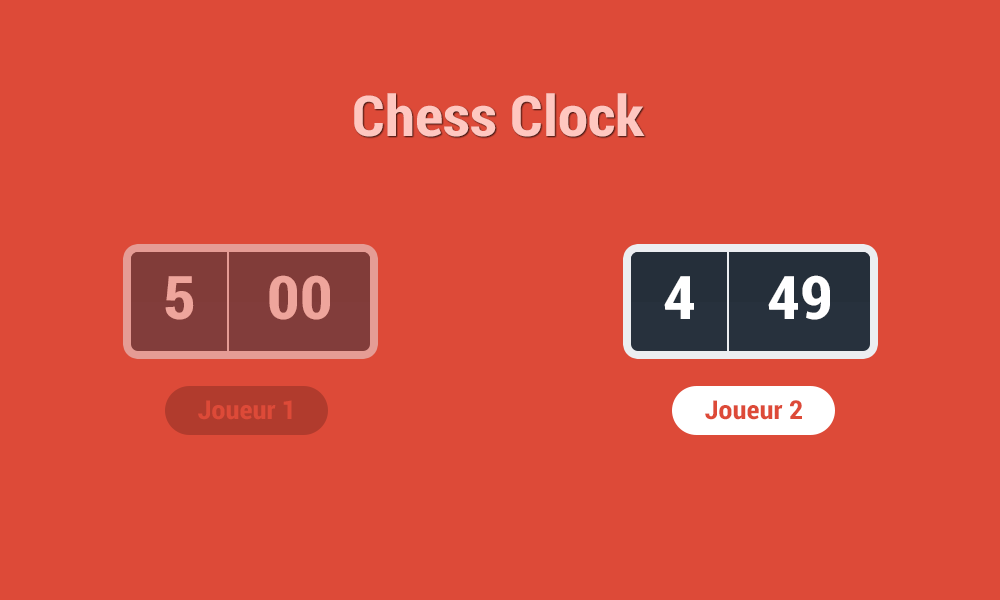
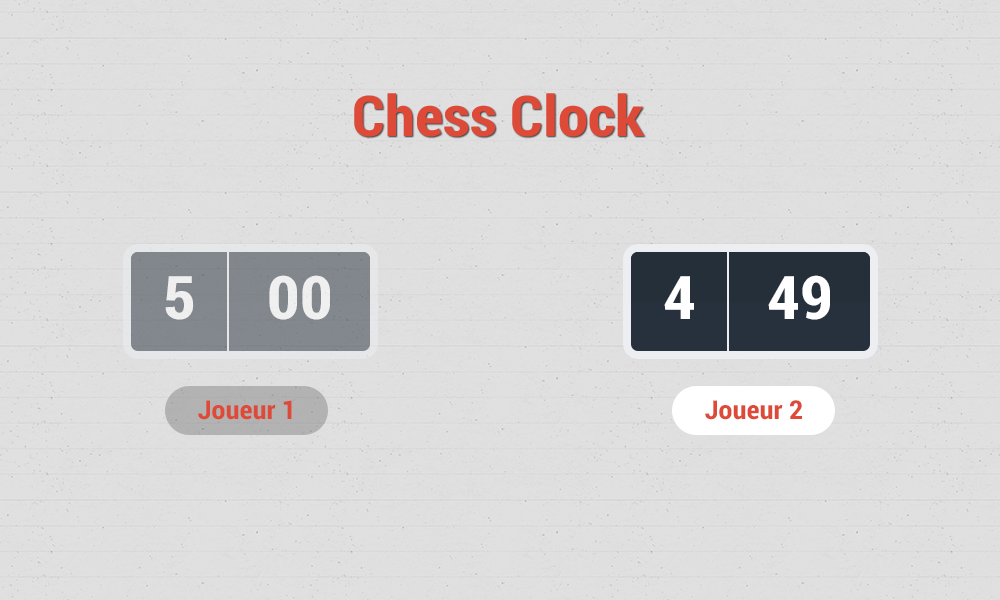
Comparing the layer stacks of the two w=1000, h=600 images. Changes:
painted on "Chess Clock" over [354, 93, 645, 137]
